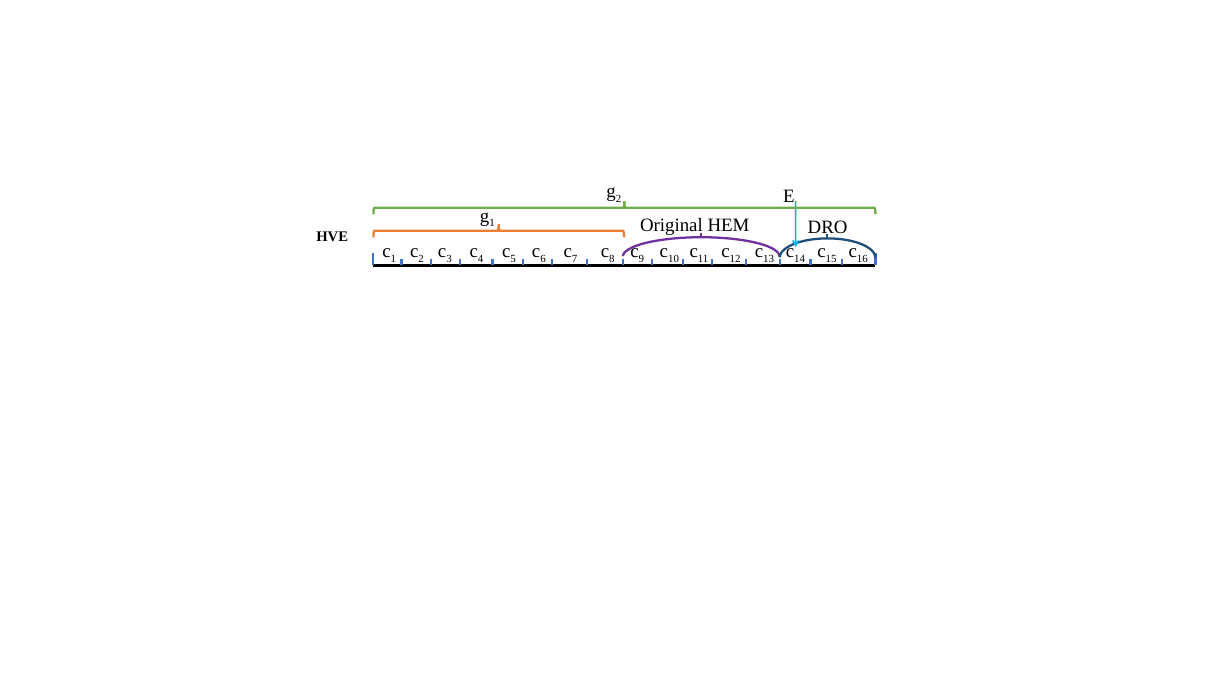
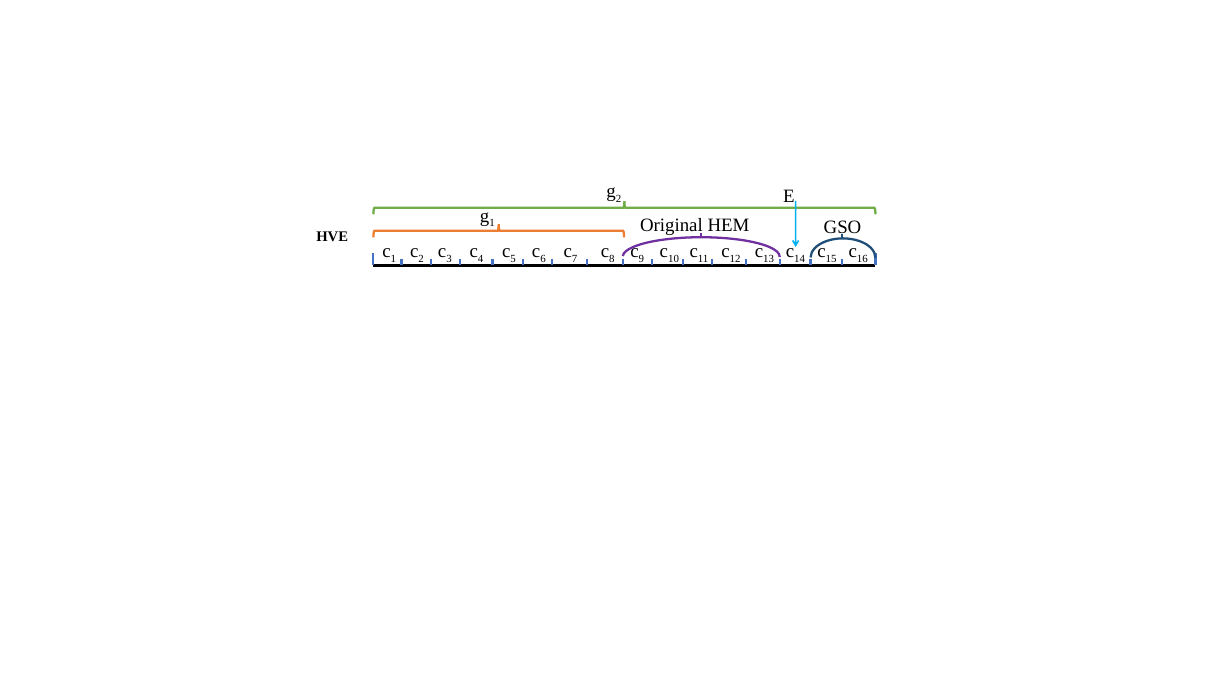
Before and after one commit to shiwanghua/HEM, a slide deck: slide 1 of pictures/HEM_expand/DualReverseOptimization.pptx. Drawn at 1232x693 pixels with LibreOffice and Linux fonts; fonts in the diff are those of the drawing. Boxes give left, top, right and bottom in pixels: in the first picture for what was removed or moved away, otherwise in the second. Text is boxed around its words. In the diff, an @@ line names an element or a change of style, - is before the commit and + after.

```diff
--- a/pictures/HEM_expand/DualReverseOptimization.pptx
+++ b/pictures/HEM_expand/DualReverseOptimization.pptx
@@ arc (boxed as its full ellipse): place and size @@
-arc (boxed as its full ellipse) at [780, 238, 876, 277]
+arc (boxed as its full ellipse) at [810, 238, 875, 277]
@@ text at [824, 220, 862, 237]: text changed @@
-DRO
+GSO
@@ line moved from (826, 238) - (826, 234) to (842, 238) - (842, 234) @@
```
Also in this commit, not shown: 6 other files.
